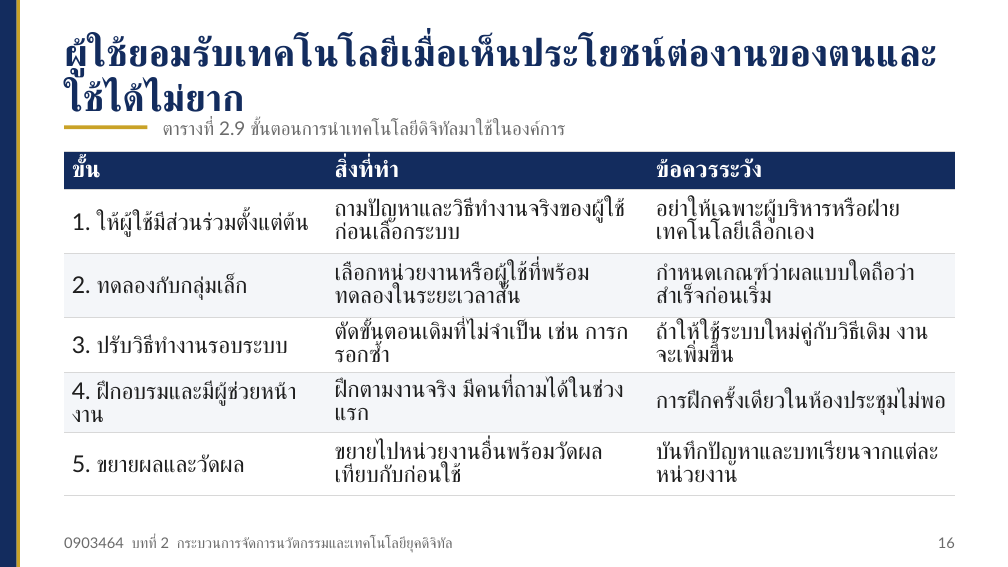
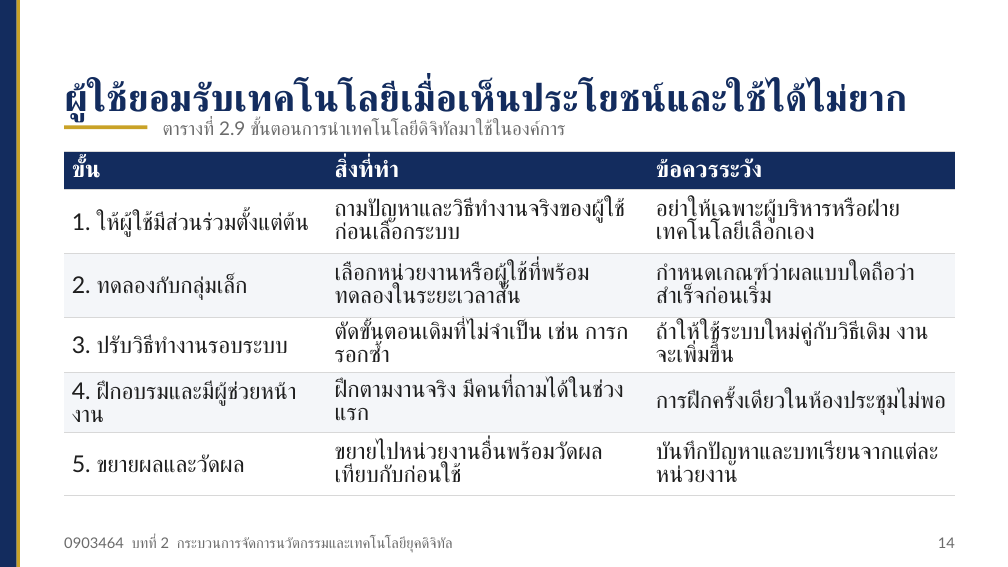
Before and after one commit to Aj-Warawut/academic-web-teaching, a slide deck: slide 14 of ci/files/ci_0903464_บทที่02_สไลด์.pptx (slide 16 before the commit). Drawn at 1008x567 pixels with LibreOffice and Linux fonts; fonts in the diff are those of the drawing. Boxes give left, top, right and bottom in pixels: in the first picture for what was removed or moved away, otherwise in the second. Text is boxed around its words. In the diff, an @@ line names an element or a change of style, - is before the commit and + after.

```diff
--- a/ci/files/ci_0903464_บทที่02_สไลด์.pptx
+++ b/ci/files/ci_0903464_บทที่02_สไลด์.pptx
@@ text at (64, 82, 908, 122): text changed @@
-ผู้ใช้ยอมรับเทคโนโลยีเมื่อเห็นประโยชน์ต่องานของตนและใช้ได้ไม่ยาก
+ผู้ใช้ยอมรับเทคโนโลยีเมื่อเห็นประโยชน์และใช้ได้ไม่ยาก
@@ text at (938, 537, 955, 548): text changed @@
-16
+14
```
Also in this commit, not shown: 23 other slides changed, 1 slide added, 25 other files.
